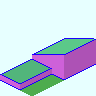
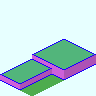
Layer changes from the first (96, 96) image to the second:
renamed "Base_Plate_1x2-W.png" to "Subway_Station_Gateway_Hs.png", painted on it over [34, 38, 96, 70]
